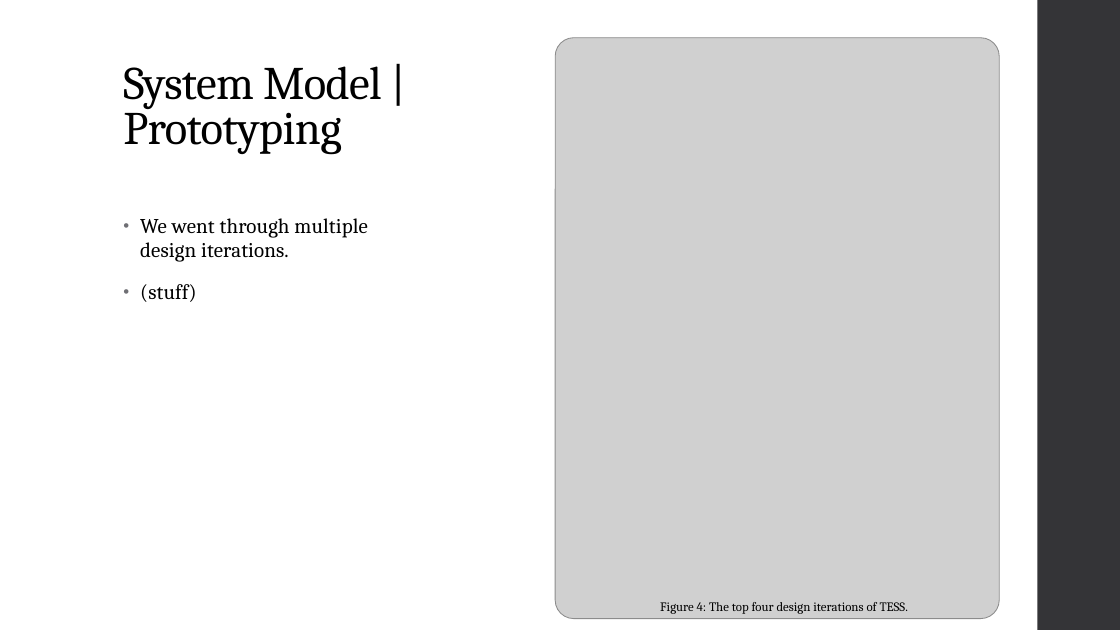
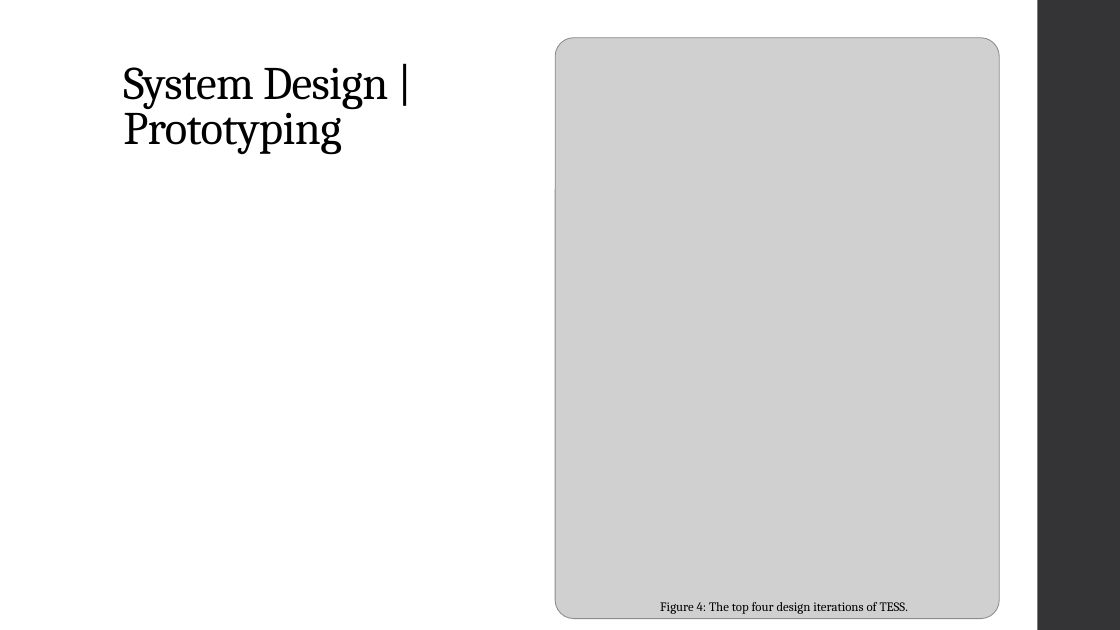
Before and after one commit to dakoval/Sudoku, a slide deck: slide 9 of Project Report/Final Project Report Presentation.pptx (slide 13 before the commit). Drawn at 1120x630 pixels with LibreOffice and Linux fonts; fonts in the diff are those of the drawing; grey boxes stand for pictures. Boxes give left, top, right and bottom in pixels: in the first picture for what was removed or moved away, otherwise in the second. Text is boxed around its words. In the diff, an @@ line names an element or a change of style, - is before the commit and + after.

```diff
--- a/Project Report/Final Project Report Presentation.pptx
+++ b/Project Report/Final Project Report Presentation.pptx
@@ title at <box>123,67,388,154</box>: text changed @@
-System Model | Prototyping
+System Design | Prototyping
@@ text removed at <box>140,218,368,302</box> @@
-• We went through multiple design iterations.
-• (stuff)
```
Also in this commit, not shown: 9 other slides changed, 2 slides removed.
